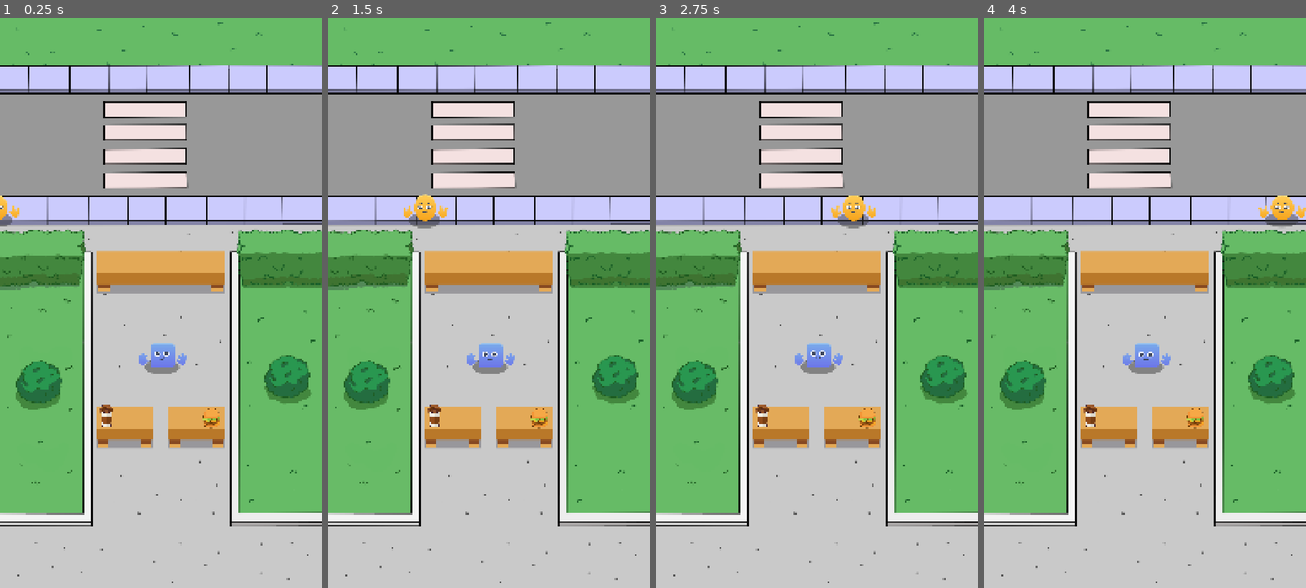
Above: before the commit, frames 1-4 (left to right).
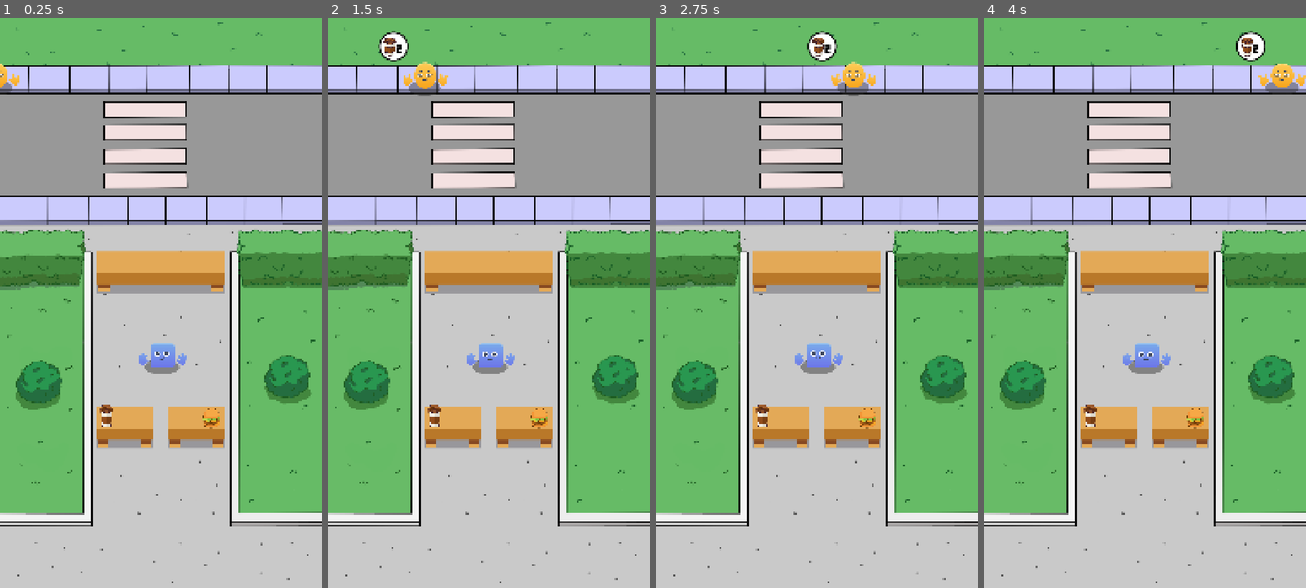
Above: after the commit, the same moments.

Repository: YaghoJP/tyconn-game
Game: Godot game, scene res://scenes/world.tscn
Two runs of this game, one before a commit and one after it. Both use one fixed random seed, a clock stepped at 60 frames per second and the inputs below.
Inputs:
- Up to frame 1 (0.25 s): no input
- Up to frame 2 (1.5 s): no input
- Up to frame 3 (2.75 s): no input
- Up to frame 4 (4 s): no input

The runs differ from the first frame. In frame 1, 0.3% of the frame differs, in the area x 0-6%, y 8-37%; in frame 2, 1.3%; in frame 3, 1.3%, in the area x 46-69%, y 2-37%; in frame 4, 1.3%.

Commit message:
Add Items using Resources

Diff:
--- /dev/null
+++ b/autoloads/game_manager.gd
@@ -0,0 +1,8 @@
+extends Node
+
+const ITEM_BURGUER = preload("res://data/item_burguer.tres")
+const ITEM_COFFEE = preload("res://data/item_coffee.tres")
+
+func getRandomItem() -> Item:
+	var items: Array = [ITEM_BURGUER, ITEM_COFFEE]
+	return items.pick_random()
--- a/costumer/customer.gd
+++ b/costumer/customer.gd
@@ -7,13 +7,31 @@
 @export var _handLeft: Sprite2D
 @export var _handRight: Sprite2D
 @export var _animation: AnimationPlayer
+@export var _itemBox: Control
+@export var _itemTexture: TextureRect
+@export var _itemLabel: Label
+
+var requestItem: Item
+var requestQuantity: int
+var currentOrderStatus: int
+
+func initCustomer(item: Item, quantity: int) -> void:
+	requestItem = item
+	requestQuantity = quantity
+	currentOrderStatus = quantity
+	showOrderUI()
 
 func setSprites(_data: CustomerData) -> void:
-
 	_body.texture = _data.body
 	_face.texture = _data.face
 	_handLeft.texture = _data.hand
 	_handRight.texture = _data.hand
+
+func showOrderUI() -> void:
+	_itemBox.show()
+	_itemTexture.texture = requestItem.spriteItem
+	_itemLabel.text = str(requestQuantity)
+	pass
 
 func playMoveAnimation() -> void:
 
--- a/costumer/customer.tscn
+++ b/costumer/customer.tscn
@@ -11,13 +11,16 @@
 font_size = 35
 font_color = Color(0, 0, 0, 1)
 
-[node name="Customer" node_paths=PackedStringArray("_body", "_face", "_handLeft", "_handRight", "_animation") instance=ExtResource("1_am6p2")]
+[node name="Customer" node_paths=PackedStringArray("_body", "_face", "_handLeft", "_handRight", "_animation", "_itemBox", "_itemTexture", "_itemLabel") instance=ExtResource("1_am6p2")]
 script = ExtResource("2_jufnv")
 _body = NodePath("Visuals/Body")
 _face = NodePath("Visuals/Face")
 _handLeft = NodePath("Visuals/HandLeft")
 _handRight = NodePath("Visuals/HandRigth")
 _animation = NodePath("AnimationPlayer")
+_itemBox = NodePath("ItemBox")
+_itemTexture = NodePath("ItemBox/ItemBallon/ItemImage")
+_itemLabel = NodePath("ItemBox/ItemBallon/ItemLabel")
 
 [node name="ItemBox" type="Control" parent="." index="2"]
 visible = false
--- /dev/null
+++ b/data/item.gd
@@ -0,0 +1,31 @@
+extends Resource
+class_name Item
+
+enum ItemType {
+	Coffe,
+	Burguer
+}
+
+@export_category("Variables")
+@export var idItem: String
+@export var typeItem: ItemType
+
+@export_category("Objects")
+@export var spriteItem: Texture2D
+
+@export_group("Cook")
+@export var cookTime: float = 10.0
+@export var cookTimeReducePercent: float = 0.50
+
+@export_group("Upgrade")
+@export var upgradeCost: float = 3.0
+@export var upgradeMulti: float = 1.3
+
+@export_group("Profit")
+@export var profit: float = 4.0
+@export var profitMulti: float = 1.2
+
+@export_category("Levels")
+@export var maxLevel: int = 75
+
+var _currentLevel: int = 0
--- /dev/null
+++ b/data/item_burguer.tres
@@ -0,0 +1,18 @@
+[gd_resource type="Resource" script_class="Item" load_steps=3 format=3 uid="uid://codhge1s8pha"]
+
+[ext_resource type="Script" uid="uid://cto80mx54qubx" path="res://data/item.gd" id="1_tghqr"]
+[ext_resource type="Texture2D" uid="uid://dexi3tbm2i2nd" path="res://Idle Assets/Sprites/UI/Burger.png" id="2_26n54"]
+
+[resource]
+script = ExtResource("1_tghqr")
+idItem = "Burguer"
+typeItem = 1
+spriteItem = ExtResource("2_26n54")
+cookTime = 10.0
+cookTimeReducePercent = 0.8
+upgradeCost = 4.0
+upgradeMulti = 1.4
+profit = 4.0
+profitMulti = 1.2
+maxLevel = 75
+metadata/_custom_type_script = "uid://cto80mx54qubx"
--- /dev/null
+++ b/data/item_coffee.tres
@@ -0,0 +1,18 @@
+[gd_resource type="Resource" script_class="Item" load_steps=3 format=3 uid="uid://bf2o50ldlptuk"]
+
+[ext_resource type="Script" uid="uid://cto80mx54qubx" path="res://data/item.gd" id="1_8a6sx"]
+[ext_resource type="Texture2D" uid="uid://dyuksmn68tgth" path="res://Idle Assets/Sprites/UI/Coffee.png" id="2_qtu6f"]
+
+[resource]
+script = ExtResource("1_8a6sx")
+idItem = "Coffee"
+typeItem = 0
+spriteItem = ExtResource("2_qtu6f")
+cookTime = 8.0
+cookTimeReducePercent = 0.7
+profit = 4.0
+profitMulti = 1.2
+maxLevel = 75
+upgradeCost = 3.0
+upgradeMulti = 1.3
+metadata/_custom_type_script = "uid://cto80mx54qubx"
--- a/managers/customer_manager.gd
+++ b/managers/customer_manager.gd
@@ -16,6 +16,10 @@
 	var _spritesData: CustomerData = _customersSprites.pick_random()
 	_customer.setSprites(_spritesData)
 
+	var _randomQuantity: int = randi_range(1,3)
+	var _randomItem: Item = GameManager.getRandomItem()
+	_customer.initCustomer(_randomItem, _randomQuantity)
+
 	var _randomStartPosition: Marker2D = _customersSpawnPos.pick_random()
 	_customer.position = _randomStartPosition.position
 
@@ -25,6 +29,5 @@
 	_tween.tween_property(_customer, "position", _customer.position + Vector2.RIGHT * 1350, 5.0)
 	_tween.finished.connect(func (): _customer.queue_free())
 
-
 func _on_spawn_timer_timeout() -> void:
 	spawnCustomer()
--- a/project.godot
+++ b/project.godot
@@ -15,6 +15,10 @@
 config/features=PackedStringArray("4.4", "Mobile")
 config/icon="res://icon.svg"
 
+[autoload]
+
+GameManager="*res://autoloads/game_manager.gd"
+
 [display]
 
 window/size/viewport_width=1080
Not shown, added: autoloads/game_manager.gd.uid
Not shown, added: data/item.gd.uid
